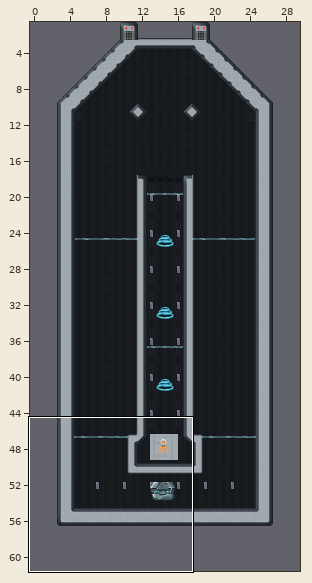
Tiled map (JSON): core/assets/levels/level_2/level_0.tmj. The first picture is a wide view before the edit; the outline marks the close-up.
Close-up. Earlier state:
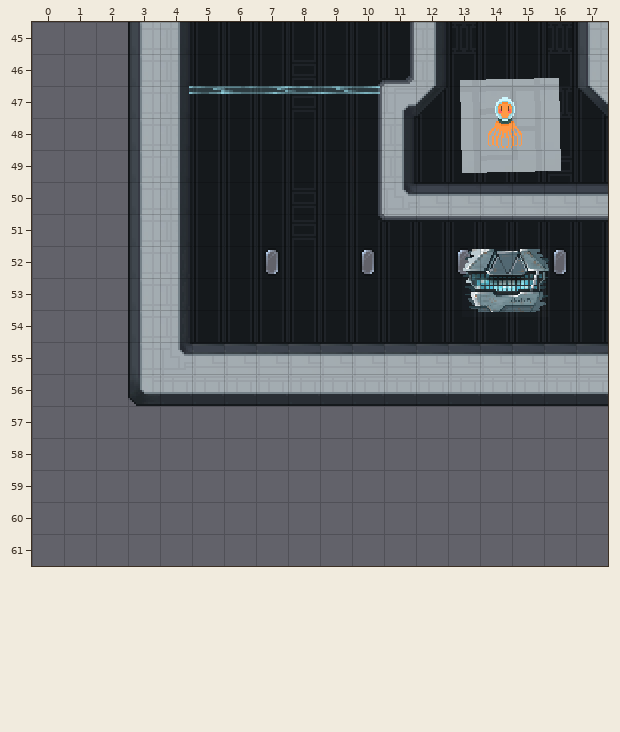
Cells are 16x16 px. Shown: x 0..17, y 45..61. The commit also changed other parts of the map, which this record leaves out.
After the commit:
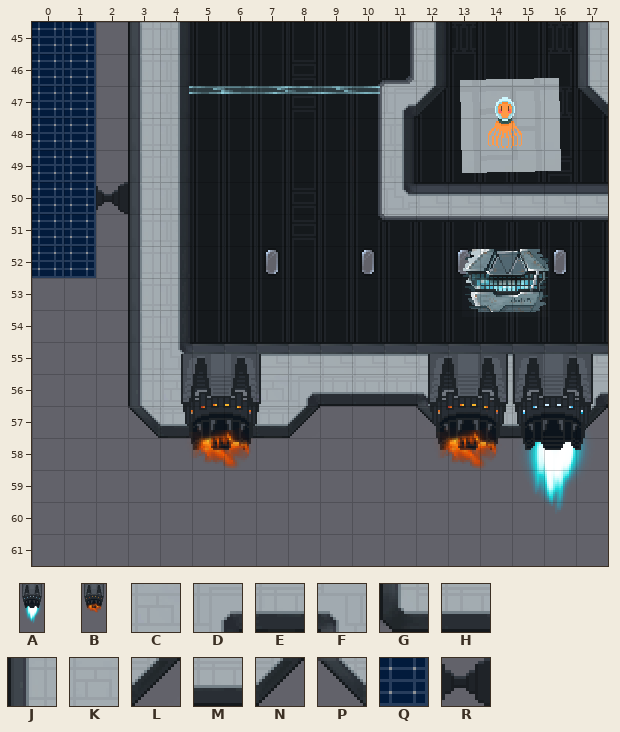
Key: from "objects": A 17 "engine", B 18 "engine_broken"; from "space-tiles": C 18, D 28, E 29, F 30, G 33, H 34, J 46, K 86, L 90, M 102, N 103, P 107, Q 225, R 226.
_ is an empty cell.
Objects are placed by their top-left corner, in cells (3,4 is the top-left corner of cell 3,4); size is 1x1 cell unless given.
Edits made:
Layer "Foreground":
y 45..49: x 0..1 __ -> QQ
y 50: x 0..2 ___ -> QQR
y 51..52: x 0..1 __ -> QQ
y 56: x 3..8 GHHHHH -> JCCCCD; x 12 H -> F; x 14..15 HH -> KK; x 17 H -> D
y 57: x 3..8 ______ -> PEEEEL; x 12 _ -> P; x 14..15 __ -> MM; x 17 _ -> N
Layer "objects":
added: B "engine_broken" at 12.1,55.4 size 3x6
added: B "engine_broken" at 4.4,55.4 size 3x6
added: A "engine" at 14.8,55.4 size 3x6
